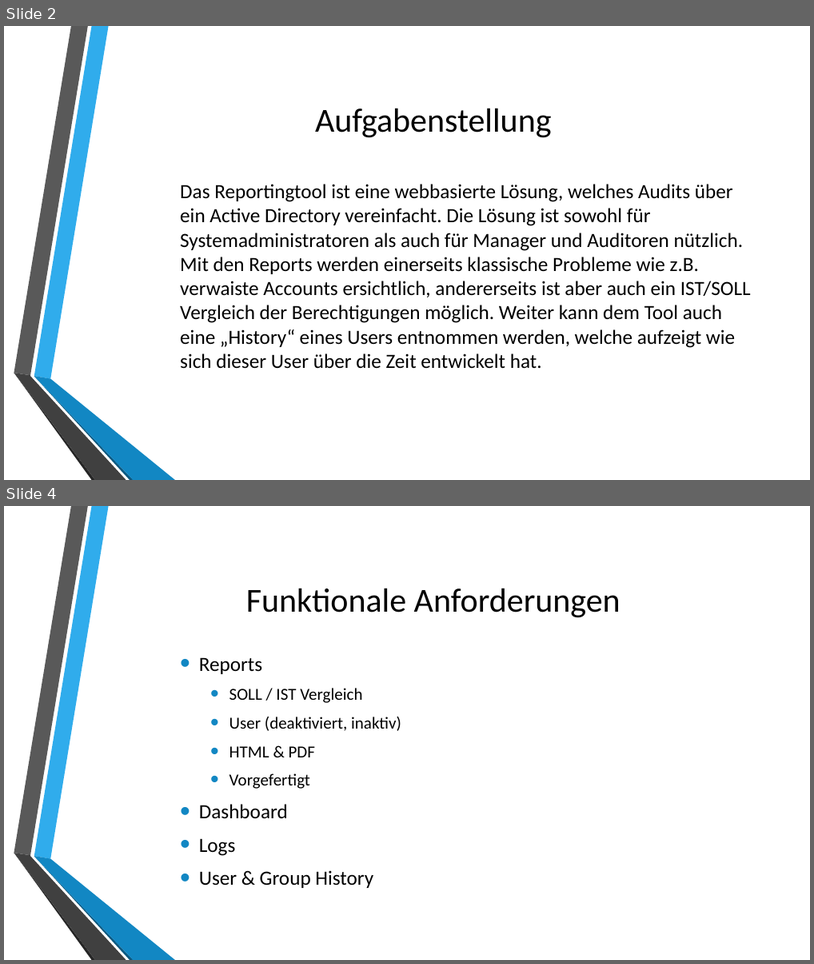
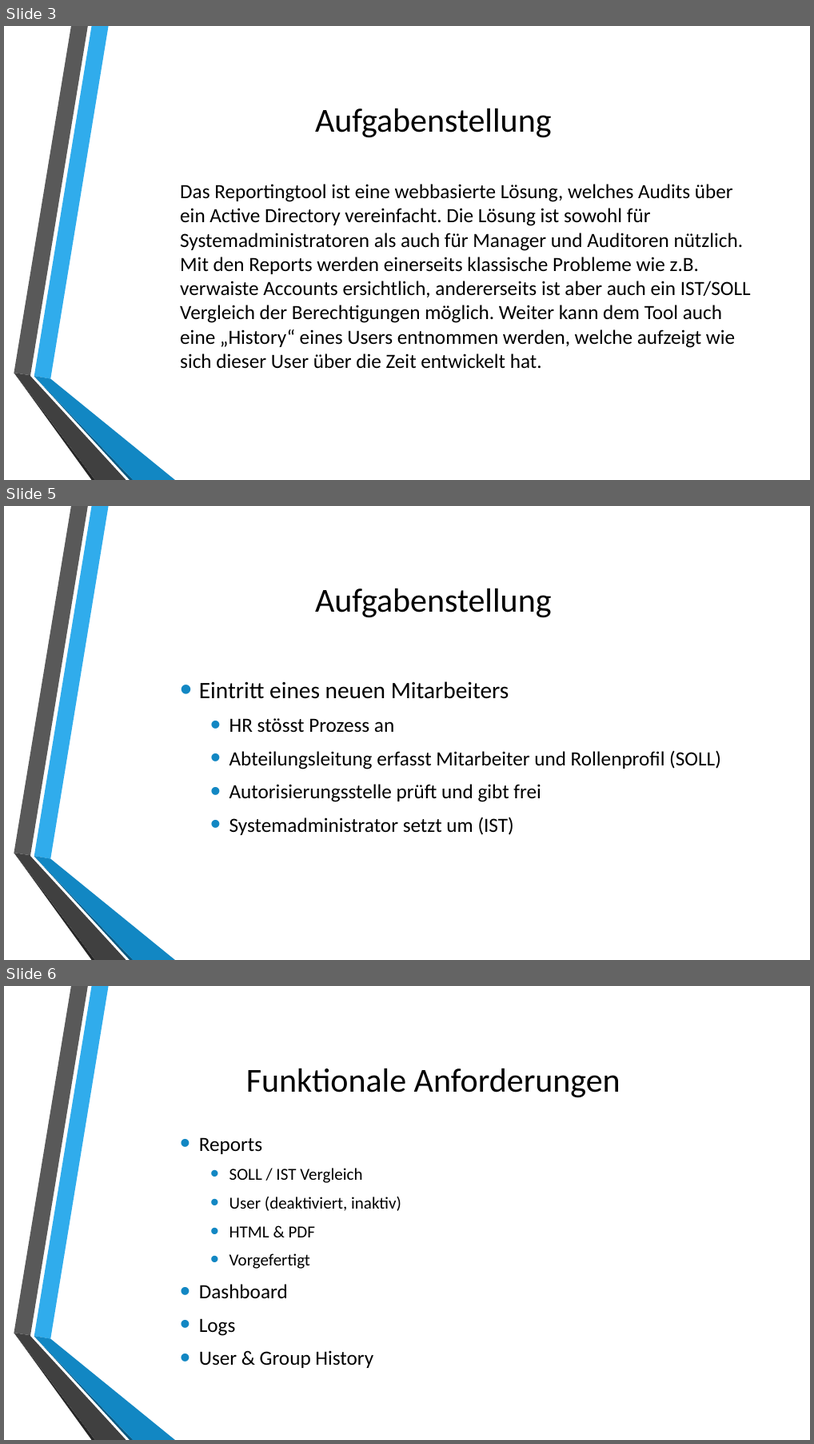
Before and after one commit to VirtSyntaxError/BTI7301-2018-WRAD, a slide deck: doc/WRAD.pptx. Shown one above the other, each under a label of ours: slides 2 and 4 before the commit, slides 3, 5 and 6 after it; the slides between them are not shown. The pictures are 814x964 and 814x1444 pixels, drawn with LibreOffice and Linux fonts; fonts in the diff are those of the drawing; background and template pictures are left out. Boxes give left, top, right and bottom in pixels: in the first picture for what was removed or moved away, otherwise in the second. Text is boxed around its words. In the diff, an @@ line names an element or a change of style, - is before the commit and + after.

```diff
--- a/doc/WRAD.pptx
+++ b/doc/WRAD.pptx
@@ slide 5 added at [4, 506, 810, 960], background picture (left out); not listed: 6 template elements that a slide beside it also shows @@
@@ title added at [315, 588, 551, 618], 40 pt, text #000000 @@
+Aufgabenstellung
@@ text added at [199, 681, 722, 835], 24 pt, text #000000 @@
+• Eintritt eines neuen Mitarbeiters
+  • HR stösst Prozess an
+  • Abteilungsleitung erfasst Mitarbeiter und Rollenprofil (SOLL)
+  • Autorisierungsstelle prüft und gibt frei
+  • Systemadministrator setzt um (IST)
@@ what was slide 2 is now slide 3 @@
@@ what was slide 4 is now slide 6 @@
```
Also in this commit, not shown: 1 slide changed, 1 other slide added.
